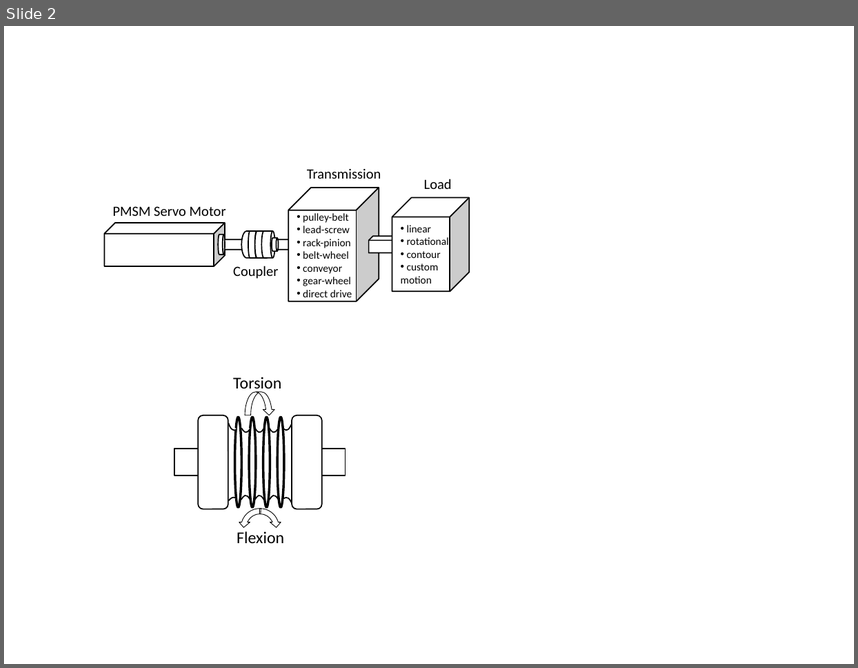
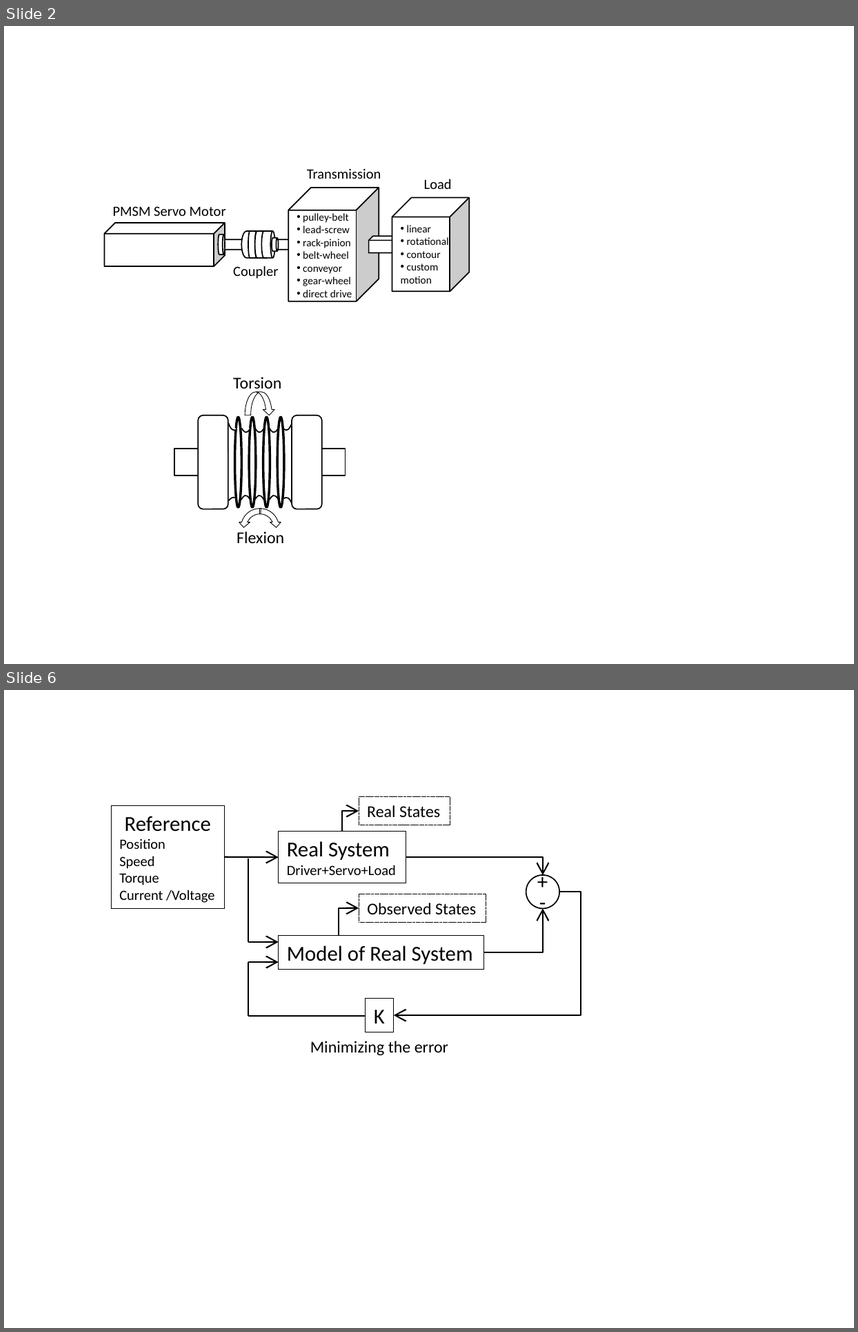
Before and after one commit to SerhatOzkucuk/PhD-Works, a slide deck: Parameter Estimation Works/review_IEEE Transaction on industrial electronics format/TRANS-JOUR/word/review_paper_drawings.pptx. Shown one above the other, each under a label of ours: slide 2 before the commit, slides 2 and 6 after it; the slides between them are not shown. The pictures are 858x668 and 858x1332 pixels, drawn with LibreOffice and Linux fonts; fonts in the diff are those of the drawing. Boxes give left, top, right and bottom in pixels: in the first picture for what was removed or moved away, otherwise in the second. Text is boxed around its words. In the diff, an @@ line names an element or a change of style, - is before the commit and + after.

```diff
--- a/Parameter Estimation Works/review_IEEE Transaction on industrial electronics format/TRANS-JOUR/word/review_paper_drawings.pptx
+++ b/Parameter Estimation Works/review_IEEE Transaction on industrial electronics format/TRANS-JOUR/word/review_paper_drawings.pptx
@@ slide 6 added at [4, 690, 854, 1328], background #FFFFFF @@
@@ rectangle added at [111, 806, 224, 909], outline #000000 0.75 pt, 12 pt, text #000000 @@
+Reference
+Position
+Speed
+Torque
+Current /Voltage
@@ elbow arrow added from (342, 831) to (359, 811), #000000 1.25 pt @@
@@ rectangle added at [359, 796, 450, 825], outline #000000 0.75 pt dashed, 14 pt, text #000000 @@
+Real States
@@ rectangle added at [279, 831, 406, 883], outline #000000 0.75 pt, 12 pt, text #000000 @@
+Real System
+Driver+Servo+Load
@@ arrow added from (224, 856) to (279, 858), #000000 1.25 pt @@
@@ line added from (248, 942) to (248, 858), #000000 1.25 pt @@
@@ elbow arrow added from (406, 858) to (543, 876), #000000 1.25 pt @@
@@ ellipse added at [526, 876, 559, 909], outline #000000 1 pt @@
@@ text added at [528, 865, 557, 898], 18 pt, text #000000 @@
++
@@ rectangle added at [359, 894, 486, 923], outline #000000 0.75 pt dashed, 14 pt, text #000000 @@
+Observed States
@@ elbow arrow added from (560, 891) to (394, 1015), #000000 1.25 pt @@
@@ text added at [531, 884, 555, 918], 18 pt, text #000000 @@
+-
@@ elbow arrow added from (339, 935) to (359, 907), #000000 1.25 pt @@
@@ elbow arrow added from (484, 953) to (543, 909), #000000 1.25 pt @@
@@ rectangle added at [279, 935, 484, 969], outline #000000 0.75 pt, 18 pt, text #000000 @@
+Model of Real System
@@ arrow added from (248, 942) to (279, 942), #000000 1.25 pt @@
@@ arrow added from (248, 962) to (279, 962), #000000 1.25 pt @@
@@ line added from (248, 962) to (248, 1016), #000000 1.25 pt @@
@@ rectangle added at [366, 998, 393, 1032], outline #000000 0.75 pt, 18 pt, text #000000 @@
+K
@@ line added from (248, 1016) to (366, 1016), #000000 1.25 pt @@
@@ text added at [310, 1041, 448, 1055], 14 pt, text #000000 @@
+Minimizing the error
```
Also in this commit, not shown: 2 slides changed, 10 other slides added, 1 slide removed, 8 other files.
